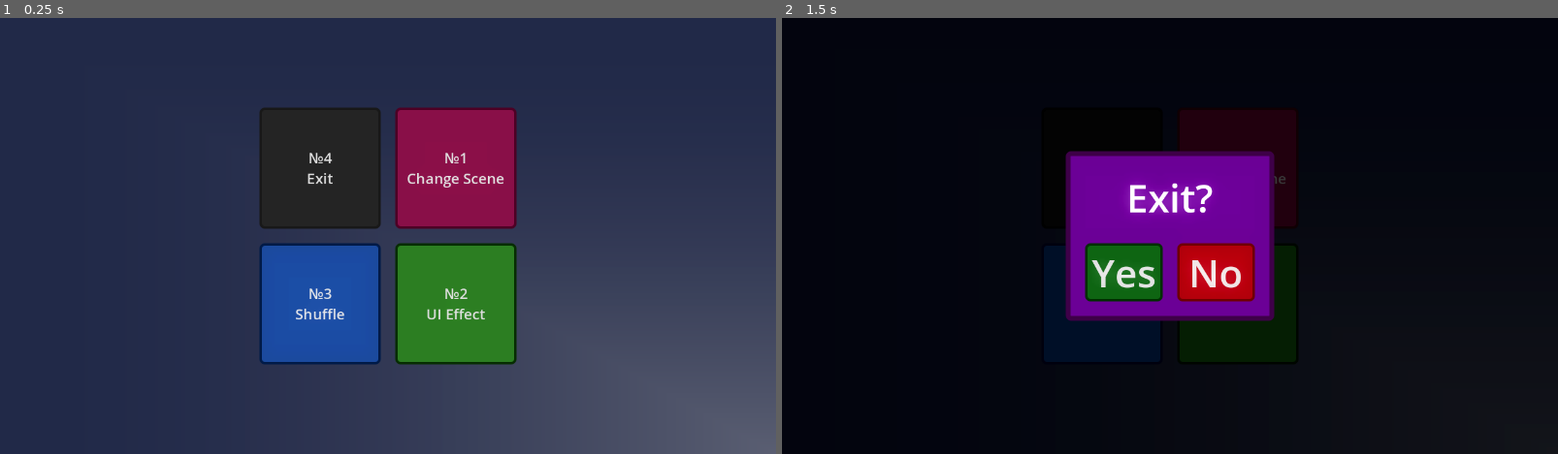
Above: before the commit, frames 1-2 (left to right).
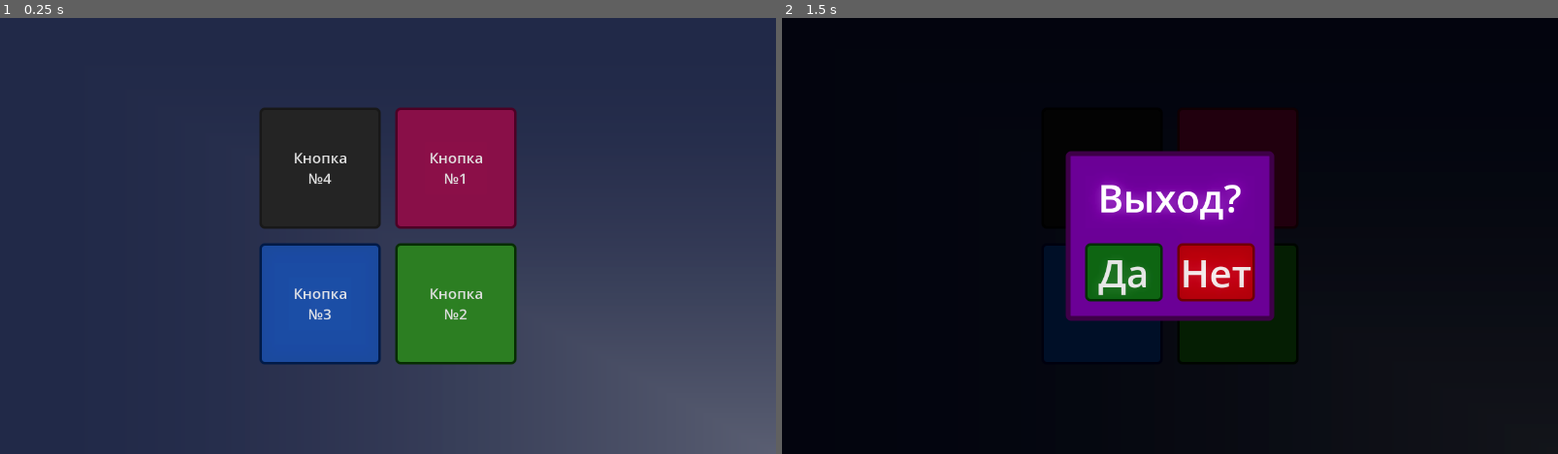
Above: after the commit, the same moments.

Repository: ash4rk/sphere-around-the-campfire
Game: Godot game, scene res://main.tscn
Same seed, same stepped clock (60 frames per second), same inputs: the game is played once before the commit and once after it.
Inputs:
- Up to frame 1 (0.25 s): no input
- Up to frame 2 (1.5 s): click "№4 Exit" (after the commit: "Кнопка №4") at 0.5 s; click "№1 Change Scene" (after the commit: "Кнопка №1") at 1.25 s

The runs differ from the first frame. In frame 1, 0.8% of the frame differs, in the area x 38-65%, y 30-70%; in frame 2, 1.3%, in the area x 39-65%, y 36-64%.

Commit message:
FIX: Text translation

Diff:
--- a/main.tscn
+++ b/main.tscn
@@ -179,8 +179,8 @@
 layout_mode = 2
 focus_mode = 0
 theme_override_font_sizes/font_size = 24
-text = "№4
-Exit"
+text = "Кнопка
+№4"
 script = ExtResource("1_wtym7")
 
 [node name="ChangeSceneButton" type="Button" parent="GridContainer"]
@@ -191,8 +191,8 @@
 theme_override_styles/normal = SubResource("StyleBoxFlat_5wh5u")
 theme_override_styles/hover = SubResource("StyleBoxFlat_renkg")
 theme_override_styles/pressed = SubResource("StyleBoxFlat_t6c1t")
-text = "№1
-Change Scene"
+text = "Кнопка
+№1"
 script = ExtResource("2_iaymu")
 SCENE_TO_CHANGE = 1
 is_dialog_need = true
@@ -205,8 +205,8 @@
 theme_override_styles/normal = SubResource("StyleBoxFlat_t2fjm")
 theme_override_styles/hover = SubResource("StyleBoxFlat_psfsj")
 theme_override_styles/pressed = SubResource("StyleBoxFlat_nrehf")
-text = "№3
-Shuffle"
+text = "Кнопка
+№3"
 script = ExtResource("2_677ww")
 
 [node name="UIEffectButton" type="Button" parent="GridContainer" node_paths=PackedStringArray("glitch_effect")]
@@ -217,8 +217,8 @@
 theme_override_styles/normal = SubResource("StyleBoxFlat_f7x3q")
 theme_override_styles/hover = SubResource("StyleBoxFlat_4sit2")
 theme_override_styles/pressed = SubResource("StyleBoxFlat_7ch17")
-text = "№2
-UI Effect"
+text = "Кнопка
+№2"
 script = ExtResource("5_j56rl")
 glitch_effect = NodePath("../../GlitchEffect")
 
--- a/scenes/menu/change_scene_button.gd
+++ b/scenes/menu/change_scene_button.gd
@@ -7,9 +7,9 @@
 func _on_pressed():
 	if is_dialog_need:
 		var exit_instance: CustomDialog = DIALOG_SCENE.instantiate()
-		exit_instance.text = "Change Scene?"
-		exit_instance.yes_button_text = "Change"
-		exit_instance.no_button_text = "Cancel"
+		exit_instance.text = "Переход?"
+		exit_instance.yes_button_text = "Переход"
+		exit_instance.no_button_text = "Отмена"
 		get_tree().root.add_child(exit_instance)
 		exit_instance.yes_button_pressed.connect(change_scene)
 	else:
--- a/scenes/menu/exit_button.gd
+++ b/scenes/menu/exit_button.gd
@@ -4,9 +4,9 @@
 
 func _on_pressed():
 	var exit_instance: CustomDialog = DIALOG_SCENE.instantiate()
-	exit_instance.text = "Exit?"
-	exit_instance.yes_button_text = "Yes"
-	exit_instance.no_button_text = "No"
+	exit_instance.text = "Выход?"
+	exit_instance.yes_button_text = "Да"
+	exit_instance.no_button_text = "Нет"
 	get_tree().root.add_child(exit_instance)
 	exit_instance.yes_button_pressed.connect(quit)
 
--- a/scenes/sphere_and_fire.tscn
+++ b/scenes/sphere_and_fire.tscn
@@ -129,7 +129,7 @@
 offset_bottom = 78.0
 grow_horizontal = 0
 theme_override_font_sizes/font_size = 32
-text = "Exit"
+text = "Назад"
 script = ExtResource("6_mgdxu")
 SCENE_TO_CHANGE = 0
 
